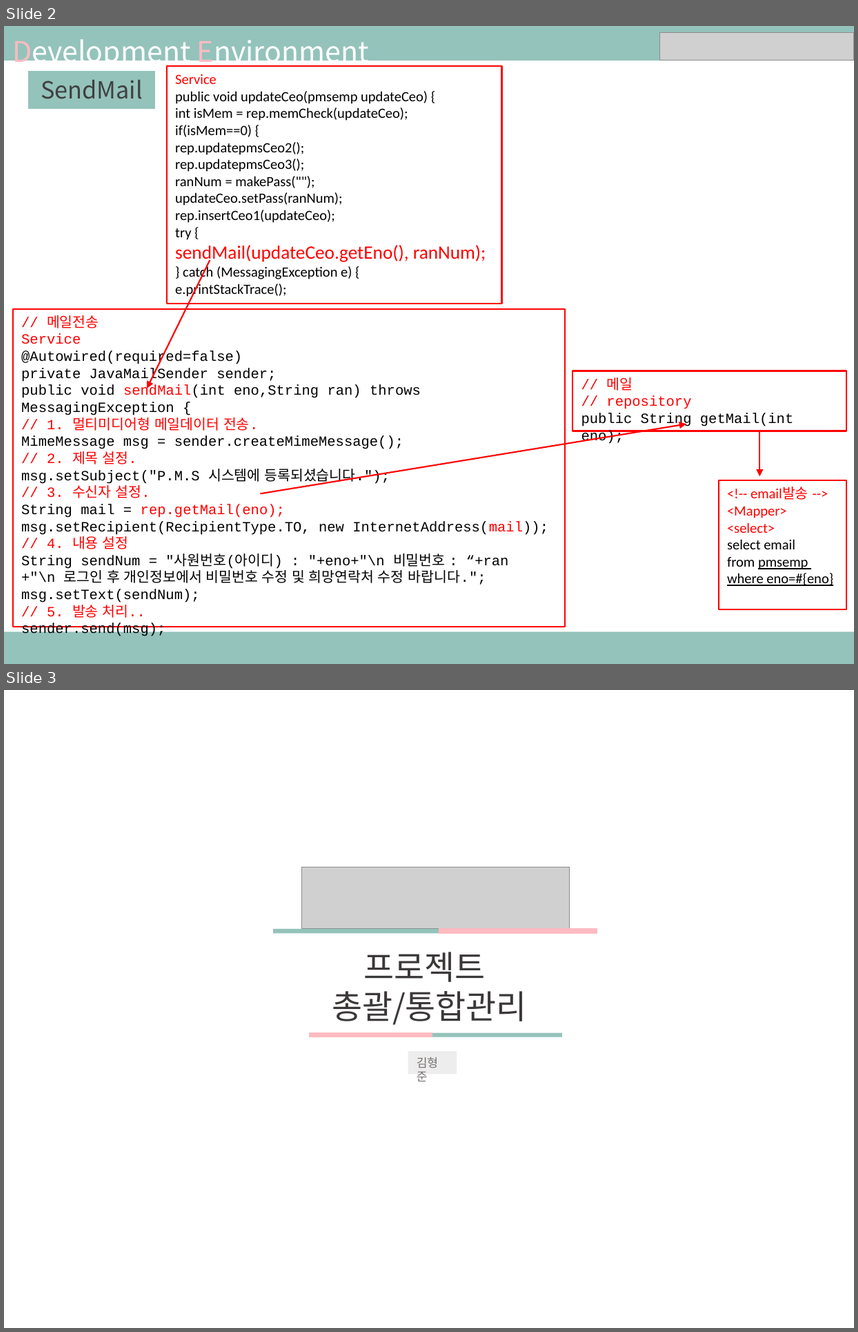
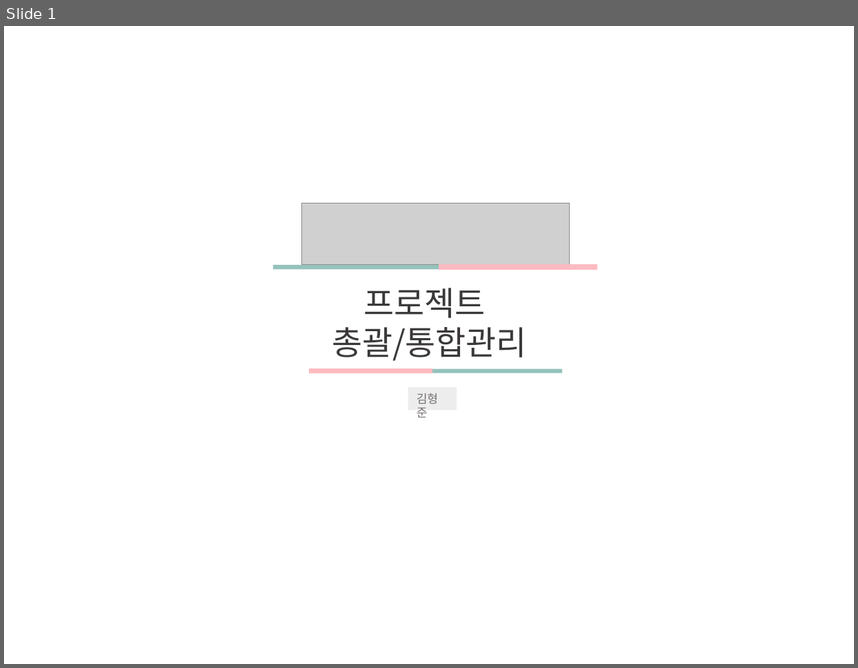
Before and after one commit to ezenteam03/project06, a slide deck: WebContent/HANA/PPT/0529 김형준.pptx. Shown one above the other, each under a label of ours: slides 2 and 3 before the commit, slide 1 after it. The pictures are 858x1332 and 858x668 pixels, drawn with LibreOffice and Linux fonts; fonts in the diff are those of the drawing; grey boxes stand for pictures. Boxes give left, top, right and bottom in pixels: in the first picture for what was removed or moved away, otherwise in the second. Text is boxed around its words. In the diff, an @@ line names an element or a change of style, - is before the commit and + after.

```diff
--- a/WebContent/HANA/PPT/0529 김형준.pptx
+++ b/WebContent/HANA/PPT/0529 김형준.pptx
@@ slide 2 removed at bbox=[4, 26, 854, 664], background #FFFFFF @@
@@ rectangle removed at bbox=[4, 26, 854, 61] @@
@@ text removed at bbox=[12, 39, 369, 69] @@
-Development Environment
@@ picture removed at bbox=[660, 33, 854, 61] @@
@@ rectangle removed at bbox=[168, 66, 502, 303] @@
-Service
-public void updateCeo(pmsemp updateCeo) {
-int isMem = rep.memCheck(updateCeo);
-if(isMem==0) {
-rep.updatepmsCeo2();
-rep.updatepmsCeo3();
-ranNum = makePass("");
-updateCeo.setPass(ranNum);
-rep.insertCeo1(updateCeo);
-try {
-sendMail(updateCeo.getEno(), ranNum);
-} catch (MessagingException e) {
-e.printStackTrace();
@@ rectangle removed at bbox=[29, 71, 155, 109] @@
-SendMail
@@ arrow removed from (210, 260) to (147, 388) @@
@@ rectangle removed at bbox=[14, 309, 565, 627] @@
-// 메일전송
-Service
-@Autowired(required=false)
-private JavaMailSender sender;
-public void sendMail(int eno,String ran) throws MessagingException {
-// 1. 멀티미디어형 메일데이터 전송.
-MimeMessage msg = sender.createMimeMessage();
-// 2. 제목 설정.
-msg.setSubject("P.M.S 시스템에 등록되셨습니다.");
-// 3. 수신자 설정.
-String mail = rep.getMail(eno);
-msg.setRecipient(RecipientType.TO, new InternetAddress(mail));
-// 4. 내용 설정
-String sendNum = "사원번호(아이디) : "+eno+"\n 비밀번호 : “+ran
-+"\n 로그인 후 개인정보에서 비밀번호 수정 및 희망연락처 수정 바랍니다.";
-msg.setText(sendNum);
-// 5. 발송 처리..
-sender.send(msg);
@@ rectangle removed at bbox=[573, 370, 846, 430] @@
-// 메일
-// repository
-public String getMail(int eno);
@@ arrow removed from (261, 494) to (686, 424) @@
@@ arrow removed from (760, 430) to (760, 476) @@
@@ rectangle removed at bbox=[719, 480, 846, 608] @@
-<!-- email발송 -->
-<Mapper>
-<select>
-select email
-from pmsemp
-where eno=#{eno}
@@ rectangle removed at bbox=[4, 631, 854, 664] @@
@@ what was slide 3 is now slide 1 @@
```
Also in this commit, not shown: 7 slides added, 2 other slides removed.
